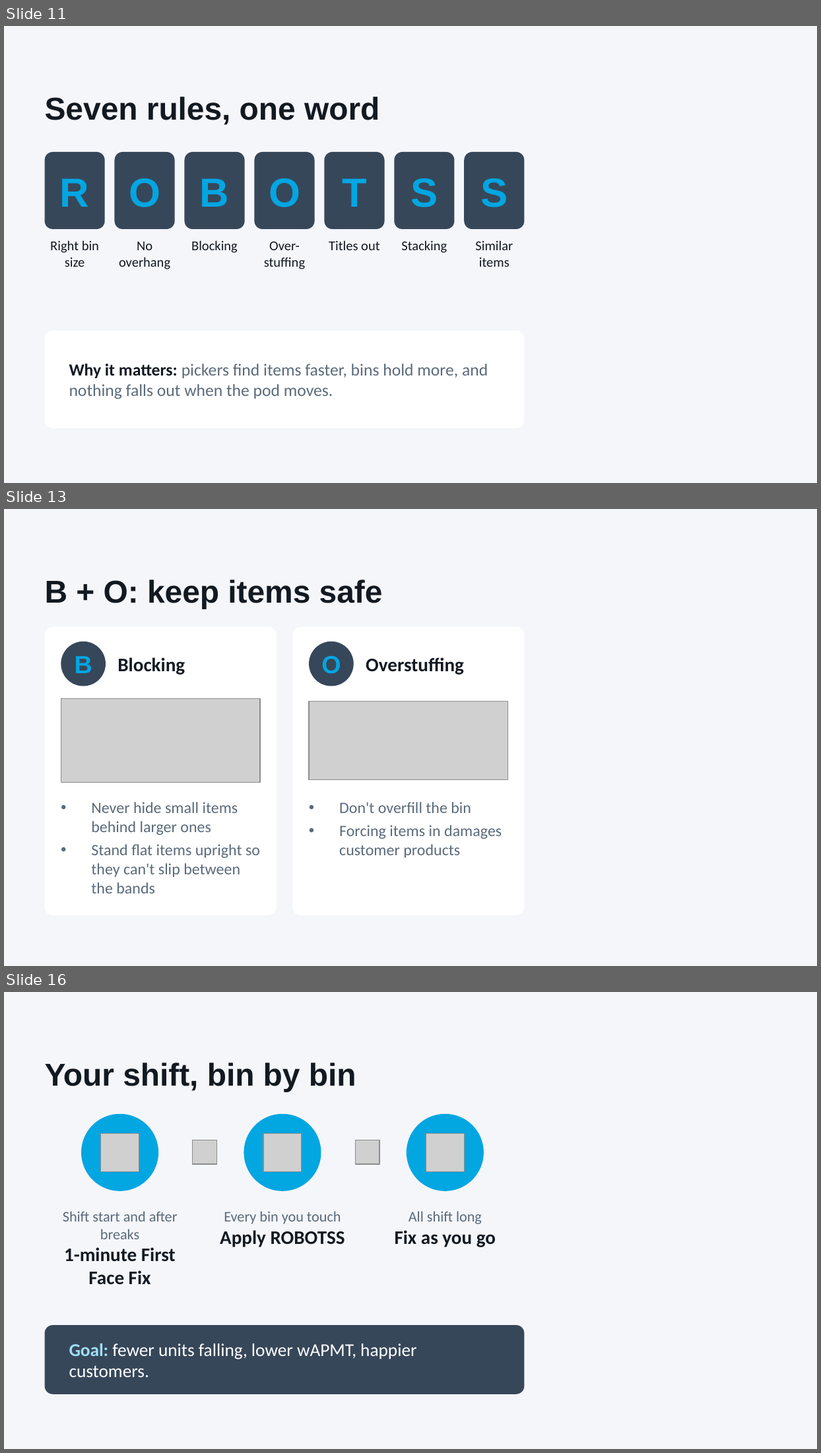
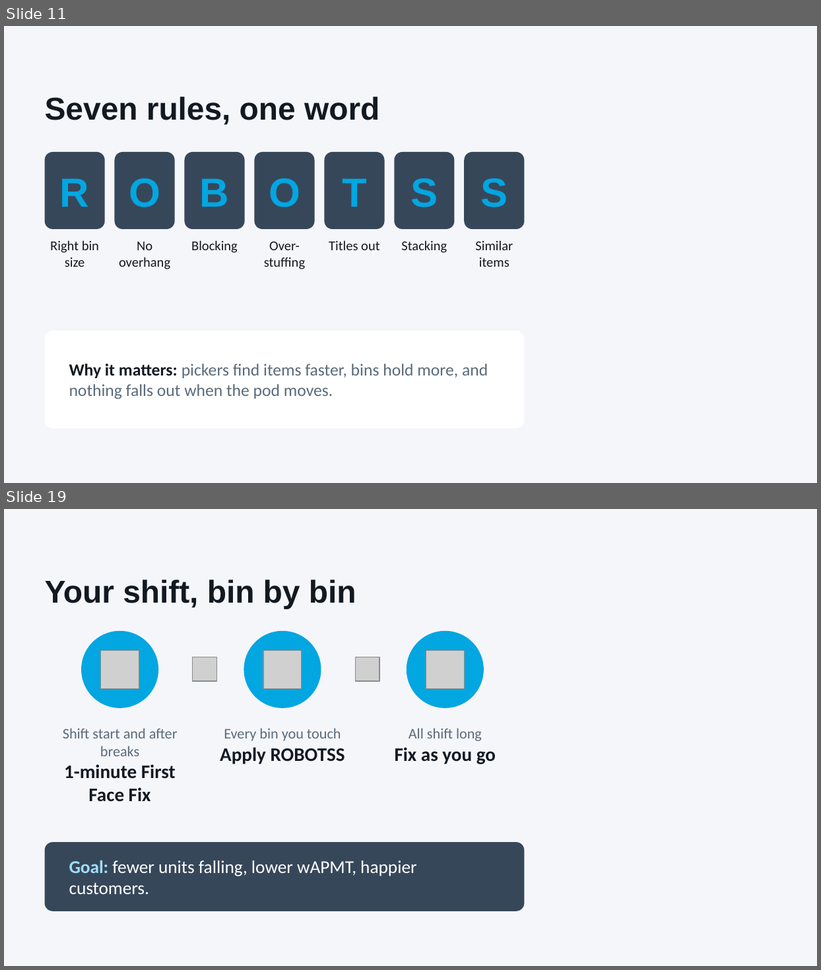
Before and after one commit to vanfryddie/beanstalkx, a slide deck: APMT_Coaching_Stow_FFF_ROBOTSS.pptx. Shown one above the other, each under a label of ours: slides 11, 13 and 16 before the commit, slides 11 and 19 after it; the slides between them are not shown. The pictures are 821x1453 and 821x970 pixels, drawn with LibreOffice and Linux fonts; fonts in the diff are those of the drawing; grey boxes stand for pictures; background and template pictures are left out. Boxes give left, top, right and bottom in pixels: in the first picture for what was removed or moved away, otherwise in the second. Text is boxed around its words. In the diff, an @@ line names an element or a change of style, - is before the commit and + after.

```diff
--- a/APMT_Coaching_Stow_FFF_ROBOTSS.pptx
+++ b/APMT_Coaching_Stow_FFF_ROBOTSS.pptx
@@ slide 13 removed at bbox=[4, 509, 817, 966], background #F5F6FA @@
@@ title removed at bbox=[45, 580, 383, 609] @@
-B + O: keep items safe
@@ rounded rectangle removed at bbox=[45, 627, 277, 916] @@
@@ rounded rectangle removed at bbox=[292, 627, 524, 916] @@
@@ ellipse removed at bbox=[61, 642, 106, 687] @@
@@ ellipse removed at bbox=[309, 642, 354, 687] @@
@@ text removed at bbox=[75, 656, 92, 673] @@
-B
@@ text removed at bbox=[118, 657, 185, 675] @@
-Blocking
@@ text removed at bbox=[321, 656, 341, 674] @@
-O
@@ text removed at bbox=[366, 657, 464, 675] @@
-Overstuffing
@@ picture removed at bbox=[61, 699, 260, 783] @@
@@ picture removed at bbox=[309, 701, 508, 780] @@
@@ text removed at bbox=[91, 802, 260, 894] @@
-• Never hide small items behind larger ones
-• Stand flat items upright so they can't slip between the bands
@@ text removed at bbox=[339, 802, 502, 858] @@
-• Don't overfill the bin
-• Forcing items in damages customer products
@@ what was slide 16 is now slide 19 @@
```
Also in this commit, not shown: 1 slide changed, 6 slides added, 2 other slides removed, 1 other file.
